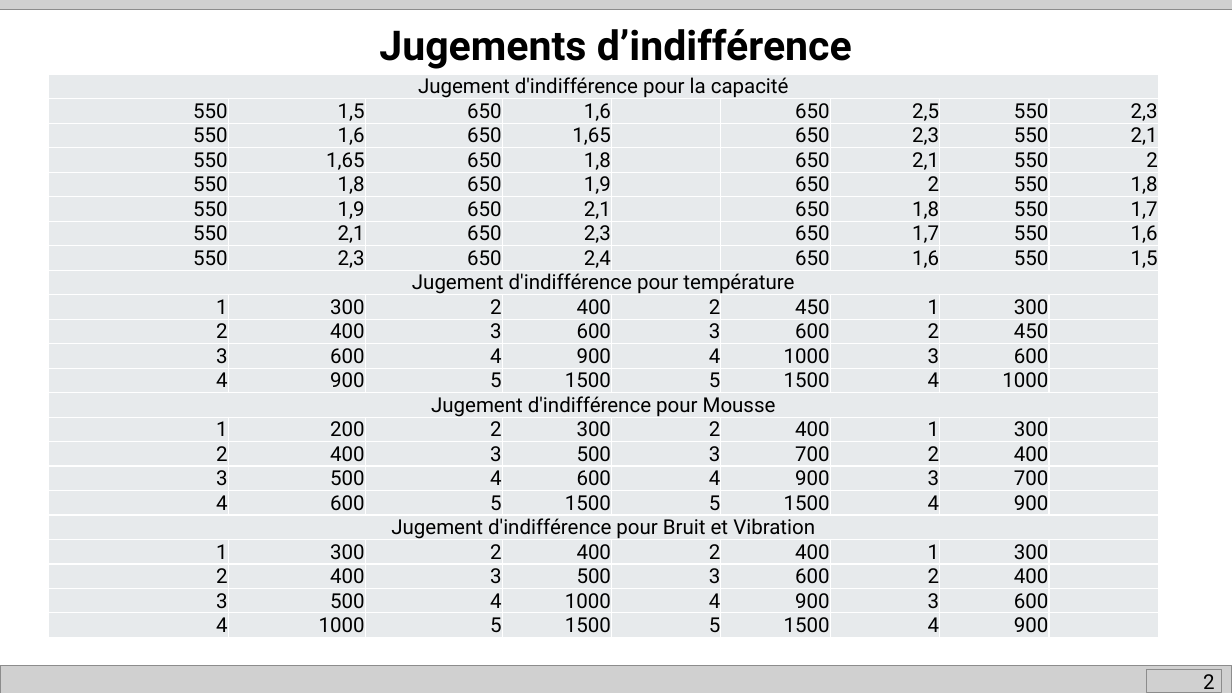
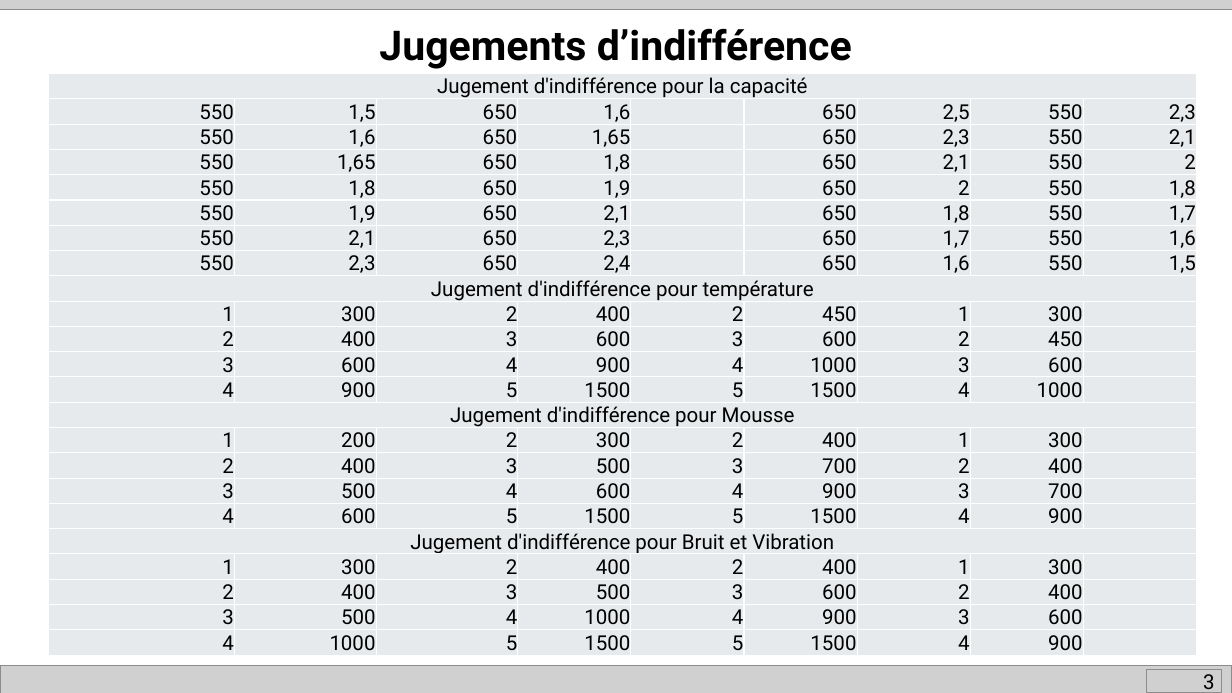
Before and after one commit to NoFOUC/projetaidmulticrit, a slide deck: slide 4 of Présentation.pptx (slide 3 before the commit). Drawn at 1232x693 pixels with LibreOffice and Linux fonts; fonts in the diff are those of the drawing; grey boxes stand for pictures. Boxes give left, top, right and bottom in pixels: in the first picture for what was removed or moved away, otherwise in the second. Text is boxed around its words. In the diff, an @@ line names an element or a change of style, - is before the commit and + after.

```diff
--- a/Présentation.pptx
+++ b/Présentation.pptx
@@ table resized from (x1=48, y1=74, x2=1156, y2=655) to (x1=48, y1=74, x2=1193, y2=656) @@
@@ page number at (x1=1203, y1=674, x2=1215, y2=693): text changed @@
-2
+3
```
Also in this commit, not shown: 2 other slides changed, 2 slides added, 1 slide removed.
